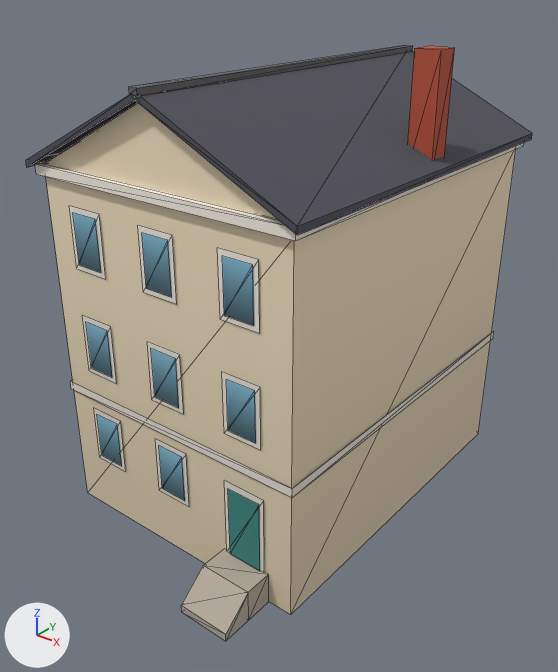
Two versions of the glTF model newcity/art/kit/lane_e2_far.glb, one commit apart.
Rendered twice from a 50 mm camera at (14.5, -19.0, 16.7) aimed at (0.4, -1.4, 5.9). Arrows for +X, +Y and +Z are at lower left; the lights stay in place. The first picture is the older version. Mesh edges are drawn as thin lines. Vertices at exactly the same position are counted once.

Objects in the first picture: 'lane_e2_far'.
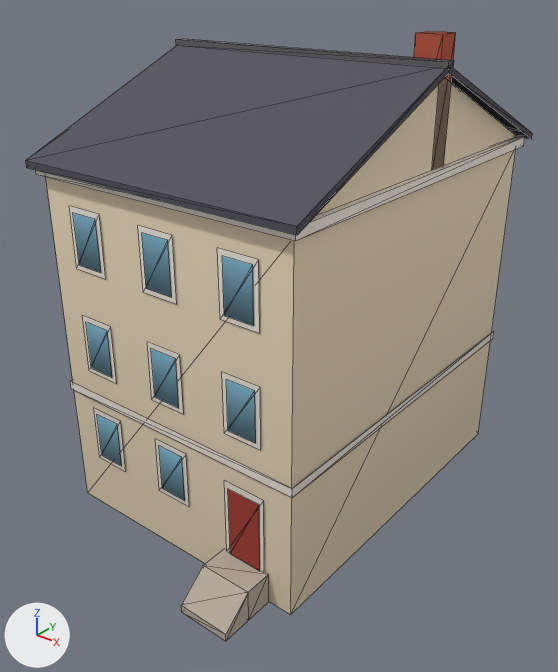
Boxes [x1, y1, x2, y2] around the edits, measured in the pictures (558 x 672 px; the box of a moved part takes in the faces that stretch with it):
'lane_e2_far', reshaped, surface changed: before [26, 45, 532, 641]; after [26, 31, 532, 641]
part 1 of me_lane_e2_far, moved or reshaped: before [26, 45, 532, 235]; after [26, 39, 532, 235]
part 2 of me_lane_e2_far, moved or reshaped: before [408, 46, 455, 160]; after [414, 31, 456, 169]
part 3 of me_lane_e2_far, surface changed (cyan to red): [228, 489, 260, 571] in both

Edits to the bpy script that builds the scene:
```text
Change me_lane_e2_far:
    remove me_lane_e2_far.from_pydata(...)  # 152 vertices, 128 faces; spans x -4.85..4.85, y -7.86..6.4, z 0.0..14.68
    add me_lane_e2_far.from_pydata(...)  # 152 vertices, 128 faces; spans x -4.9..4.9, y -7.86..6.35, z 0.0..15.05
    me_lane_e2_far part 1
    me_lane_e2_far.vertices[112].co: (4.85, -6.35, 11.45) -> (-4.85, -6.35, 11.45)  # pixel (297, 235) -> pixel (26, 167)
    me_lane_e2_far.vertices[113].co: (4.85, 6.35, 11.45) -> (4.85, -6.35, 11.45)  # pixel (531, 139) -> pixel (297, 235)
    me_lane_e2_far.vertices[114].co: (0.0, 6.35, 13.77) -> (4.85, 0.0, 14.15)  # not seen -> pixel (448, 73)
    me_lane_e2_far.vertices[115].co: (0.0, -6.35, 13.77) -> (-4.85, 0.0, 14.15)  # pixel (135, 100) -> not seen
    me_lane_e2_far.vertices[116].co: (4.85, -6.35, 11.65) -> (-4.85, -6.35, 11.65)  # pixel (297, 226) -> pixel (25, 160)
    me_lane_e2_far.vertices[117].co: (4.85, 6.35, 11.65) -> (4.85, -6.35, 11.65)  # pixel (532, 133) -> pixel (297, 226)
    me_lane_e2_far.vertices[118].co: (0.0, 6.35, 13.98) -> (4.85, 0.0, 14.35)
    me_lane_e2_far.vertices[119].co: (0.0, -6.35, 13.98) -> (-4.85, 0.0, 14.35)
    me_lane_e2_far.vertices[120].co: (-4.85, 6.35, 11.45) -> (4.85, 6.35, 11.45)  # not seen -> pixel (531, 139)
    me_lane_e2_far.vertices[121].co: (-4.85, -6.35, 11.45) -> (-4.85, 6.35, 11.45)  # pixel (26, 167) -> not seen
    me_lane_e2_far.vertices[122].co: (-4.85, 6.35, 11.65) -> (4.85, 6.35, 11.65)  # not seen -> pixel (532, 133)
    me_lane_e2_far.vertices[123].co: (-4.85, -6.35, 11.65) -> (-4.85, 6.35, 11.65)  # pixel (25, 160) -> not seen
    me_lane_e2_far.vertices[124].co: (-4.5, -6.0, 11.55) -> (-4.5, 6.0, 11.55)  # pixel (43, 163) -> not seen
    me_lane_e2_far.vertices[125].co: (4.5, -6.0, 11.55) -> (-4.5, -6.0, 11.55)
    me_lane_e2_far.vertices[126].co: (0.0, -6.0, 13.8) -> (-4.5, 0.0, 14.2)
    me_lane_e2_far.vertices[127].co: (-4.5, -5.7, 11.55) -> (-4.2, 6.0, 11.55)
    me_lane_e2_far.vertices[128].co: (4.5, -5.7, 11.55) -> (-4.2, -6.0, 11.55)
    me_lane_e2_far.vertices[129].co: (0.0, -5.7, 13.8) -> (-4.2, 0.0, 14.2)
    me_lane_e2_far.vertices[130].co: (4.5, 6.0, 11.55) -> (4.5, -6.0, 11.55)
    me_lane_e2_far.vertices[131].co: (-4.5, 6.0, 11.55) -> (4.5, 6.0, 11.55)  # not seen -> pixel (517, 136)
    me_lane_e2_far.vertices[132].co: (0.0, 6.0, 13.8) -> (4.5, 0.0, 14.2)
    me_lane_e2_far.vertices[133].co: (4.5, 5.7, 11.55) -> (4.2, -6.0, 11.55)
    me_lane_e2_far.vertices[134].co: (-4.5, 5.7, 11.55) -> (4.2, 6.0, 11.55)
    me_lane_e2_far.vertices[135].co: (0.0, 5.7, 13.8) -> (4.2, 0.0, 14.2)
    me_lane_e2_far.vertices[136].co: (0.14, -6.4, 13.9) -> (-4.9, -0.14, 14.27)  # pixel (137, 96) -> pixel (176, 45)
    me_lane_e2_far.vertices[137].co: (0.14, 6.4, 13.9) -> (4.9, -0.14, 14.27)  # pixel (412, 51) -> pixel (448, 68)
    me_lane_e2_far.vertices[138].co: (-0.14, 6.4, 13.9) -> (4.9, 0.14, 14.27)  # not seen -> pixel (453, 67)
    me_lane_e2_far.vertices[139].co: (-0.14, -6.4, 13.9) -> (-4.9, 0.14, 14.27)  # pixel (129, 94) -> not seen
    me_lane_e2_far.vertices[140].co: (0.14, -6.4, 14.07) -> (-4.9, -0.14, 14.45)  # pixel (136, 88) -> pixel (175, 39)
    me_lane_e2_far.vertices[141].co: (0.14, 6.4, 14.07) -> (4.9, -0.14, 14.45)  # pixel (412, 45) -> pixel (448, 61)
    me_lane_e2_far.vertices[142].co: (-0.14, 6.4, 14.07) -> (4.9, 0.14, 14.45)  # pixel (405, 45) -> pixel (454, 60)
    me_lane_e2_far.vertices[143].co: (-0.14, -6.4, 14.07) -> (-4.9, 0.14, 14.45)  # pixel (128, 86) -> pixel (182, 38)
    me_lane_e2_far part 2
    add for i in [*range(148, 152)]: me_lane_e2_far.vertices[i].co += Vector((0.0, 0.0, 0.38))
    me_lane_e2_far part 3: texture (UV) coordinates of 12 of 128 faces, centred in x -3.01..3.04, y -6.06, z 1.83..9.81, changed; they spanned u 0.22..0.84, v 0.02..0.11 and now span u 0.22..0.97, v 0.02..0.11
```
